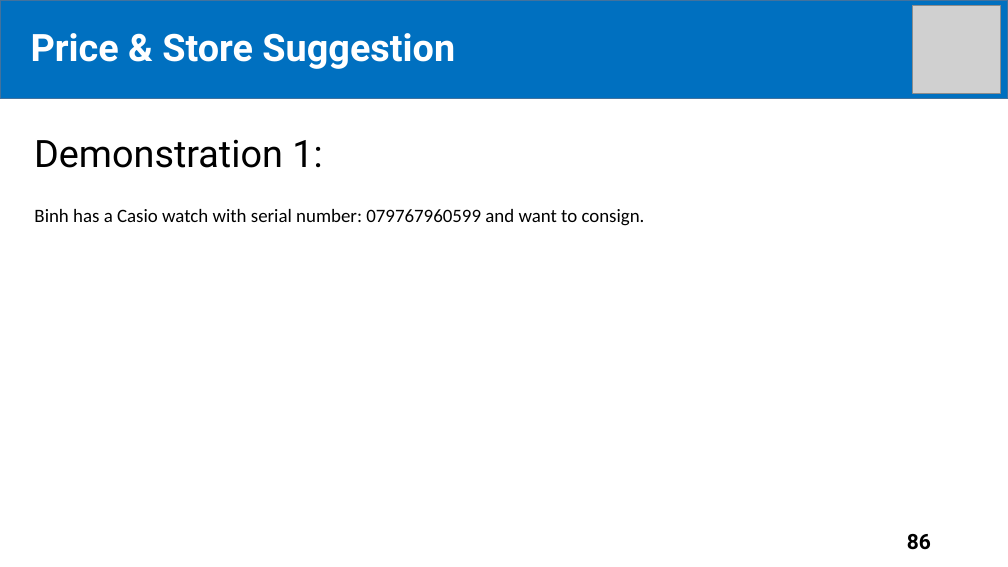
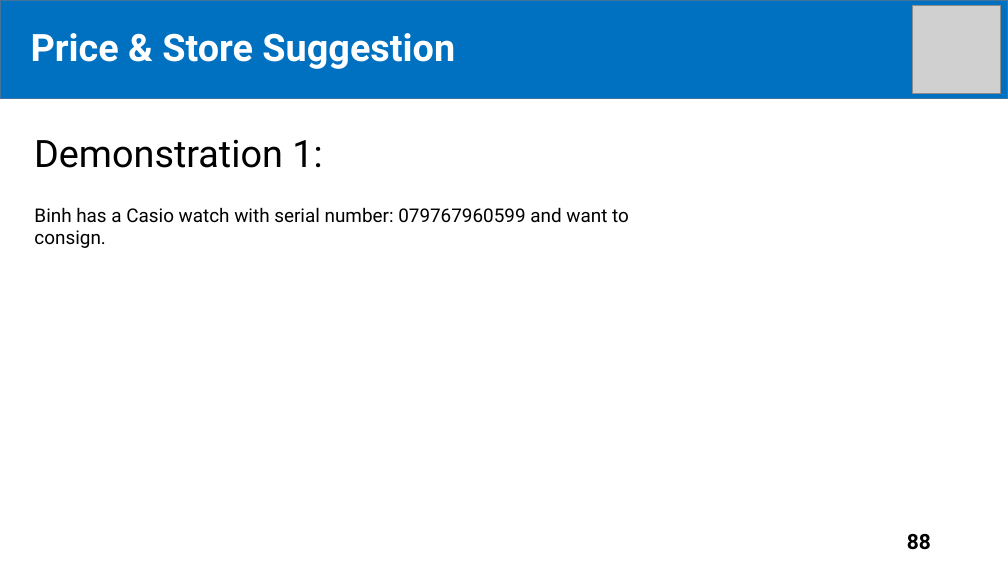
Before and after one commit to tiendan3108/CP, a slide deck: slide 88 of Source/Presentation/PreFinalPresentation.pptx (slide 86 before the commit). Drawn at 1008x567 pixels with LibreOffice and Linux fonts; fonts in the diff are those of the drawing; grey boxes stand for pictures. Boxes give left, top, right and bottom in pixels: in the first picture for what was removed or moved away, otherwise in the second. Text is boxed around its words. In the diff, an @@ line names an element or a change of style, - is before the commit and + after.

```diff
--- a/Source/Presentation/PreFinalPresentation.pptx
+++ b/Source/Presentation/PreFinalPresentation.pptx
@@ text "Binh has a Casio watch ..." at <box>34,207,629,223</box>: font Calibri to Roboto @@
@@ page number at <box>907,534,931,550</box>: text changed @@
-86
+88
```
Also in this commit, not shown: 12 other slides changed, 2 slides added.
